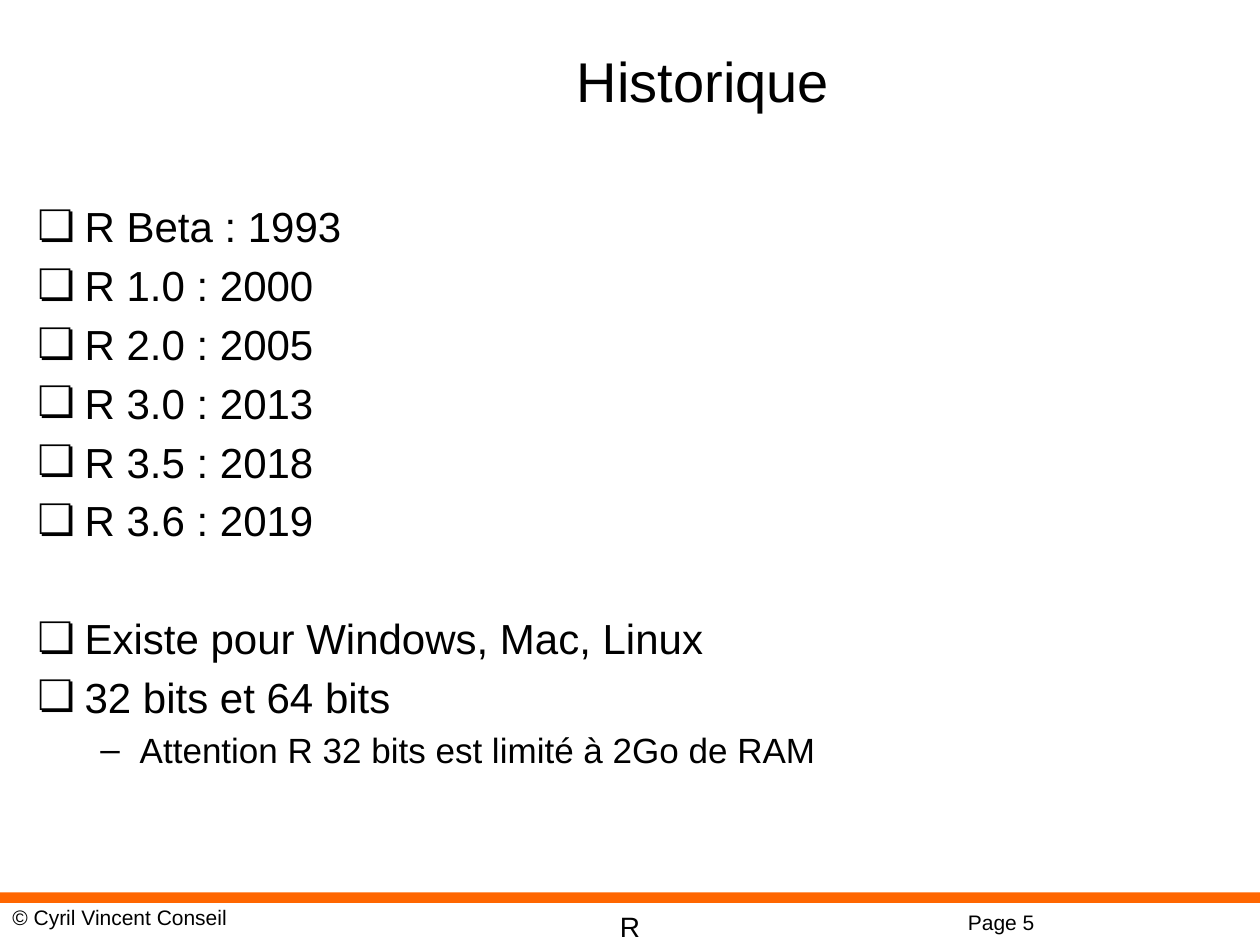
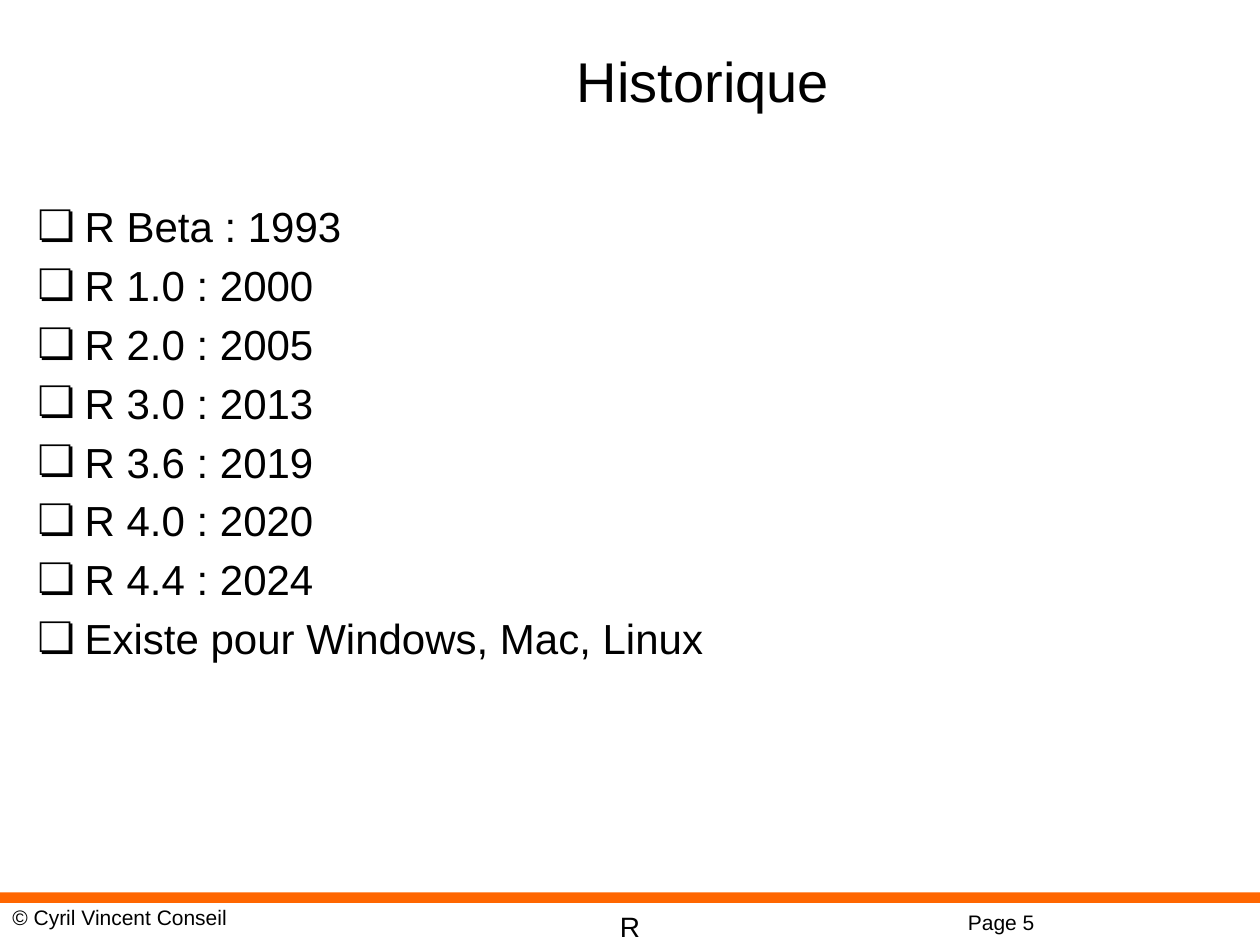
Before and after one commit to cyrilvincent/R, a slide deck: slide 5 of ppt/R-01-Intro.pptx. Drawn at 1260x945 pixels with LibreOffice and Linux fonts; fonts in the diff are those of the drawing; background and template pictures are left out. Boxes give left, top, right and bottom in pixels: in the first picture for what was removed or moved away, otherwise in the second. Text is boxed around its words. In the diff, an @@ line names an element or a change of style, - is before the commit and + after.

```diff
--- a/ppt/R-01-Intro.pptx
+++ b/ppt/R-01-Intro.pptx
@@ text at box(85, 448, 313, 479): paragraph removed @@
-❏ R 3.5 : 2018
@@ text at box(85, 506, 313, 596): paragraphs added @@
+❏ R 4.0 : 2020
+❏ R 4.4 : 2024
@@ text at box(85, 682, 815, 764): paragraphs removed @@
-❏ 32 bits et 64 bits
-  – Attention R 32 bits est limité à 2Go de RAM
```
Also in this commit, not shown: 1 other slide changed, 2 slides removed, 24 other files.
